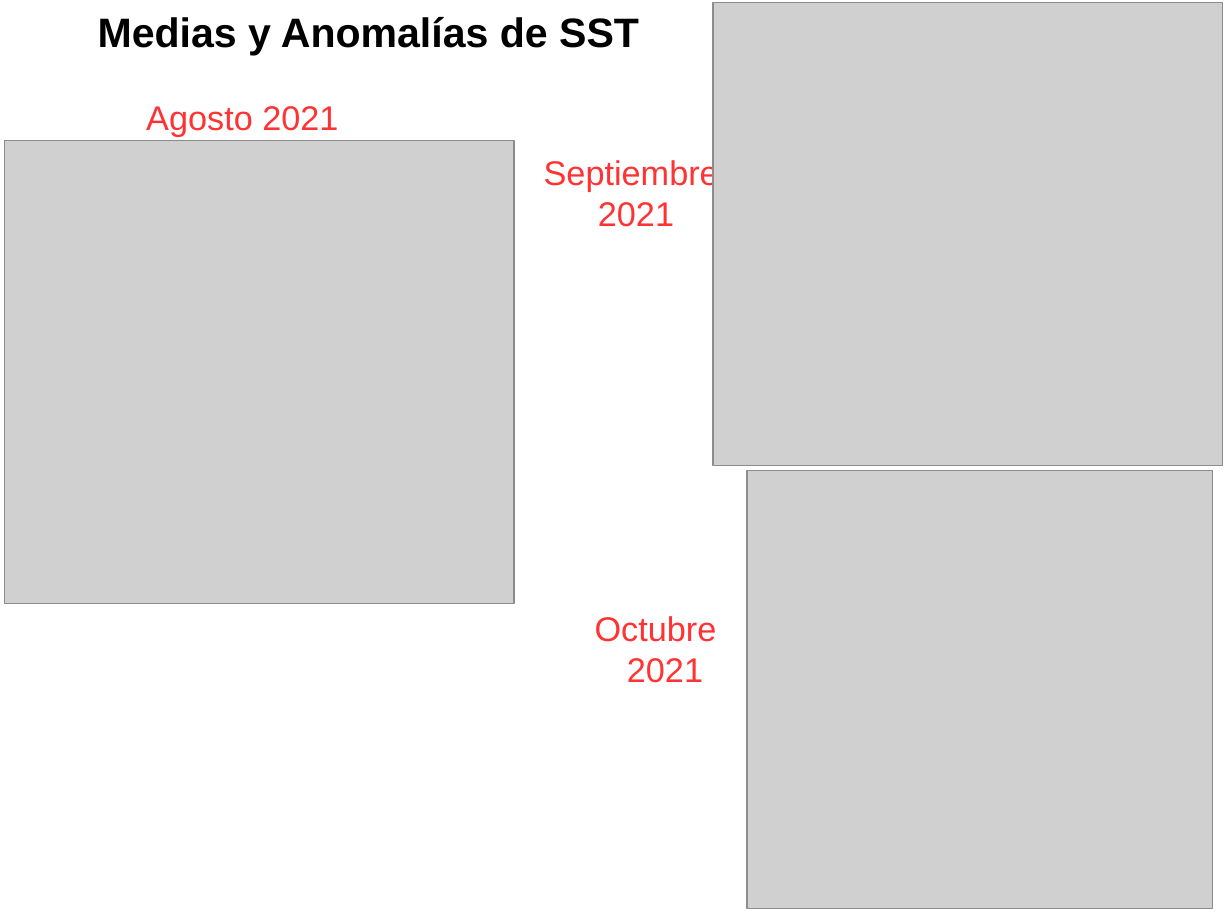
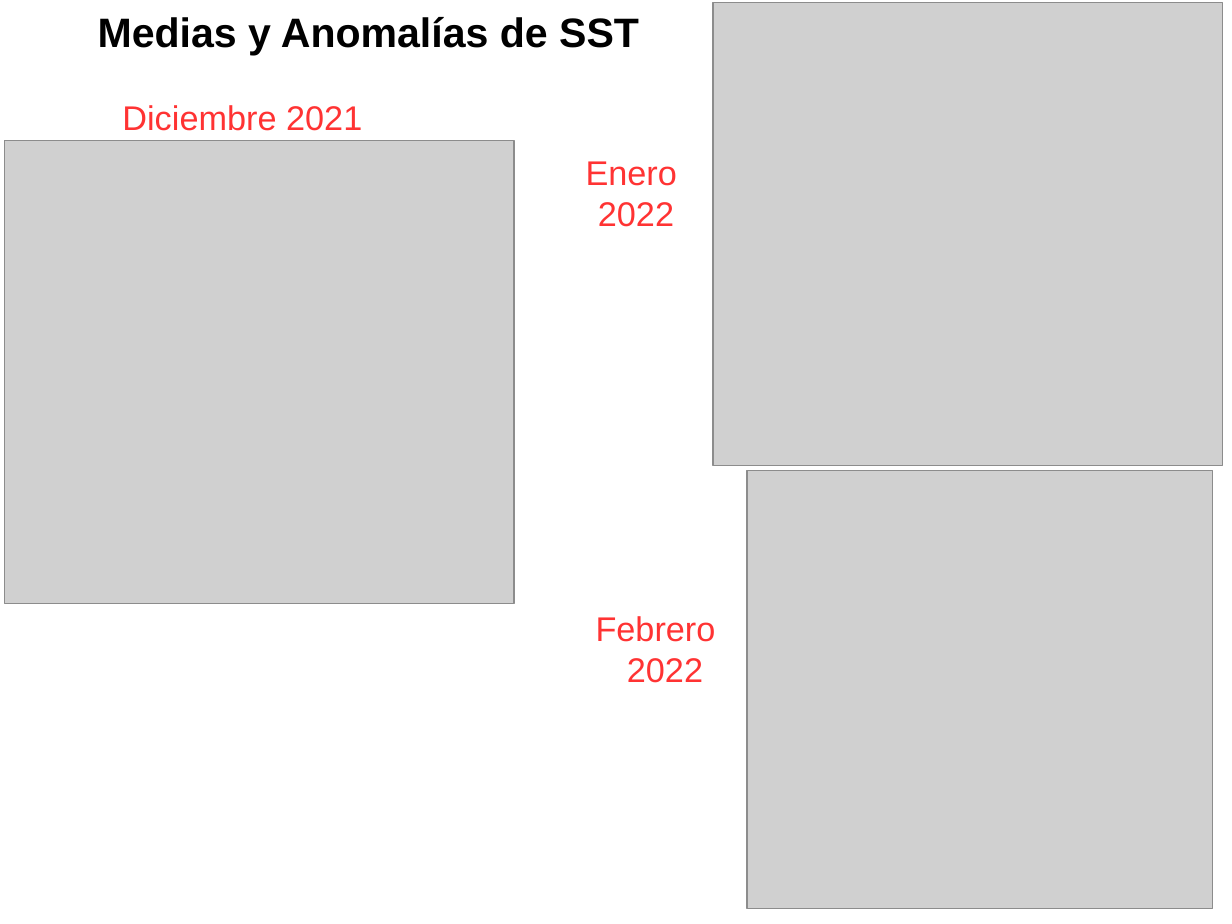
Before and after one commit to eliocamp/Reunion_Clima, a slide deck: slide 5 of presentacion.odp. Drawn at 1232x924 pixels with LibreOffice and Linux fonts; fonts in the diff are those of the drawing; grey boxes stand for pictures. Boxes give left, top, right and bottom in pixels: in the first picture for what was removed or moved away, otherwise in the second. Text is boxed around its words. In the diff, an @@ line names an element or a change of style, - is before the commit and + after.

```diff
--- a/presentacion.odp
+++ b/presentacion.odp
@@ text at box(122, 105, 362, 131): text changed @@
-Agosto 2021
+Diciembre 2021
@@ text at box(586, 161, 677, 227): text changed @@
-Septiembre
-2021
+Enero
+2022
@@ text at box(596, 616, 716, 683): text changed @@
-Octubre
-2021
+Febrero
+2022
```
Also in this commit, not shown: 10 other slides changed, 1 slide added, 1 slide removed, 1 other file.
